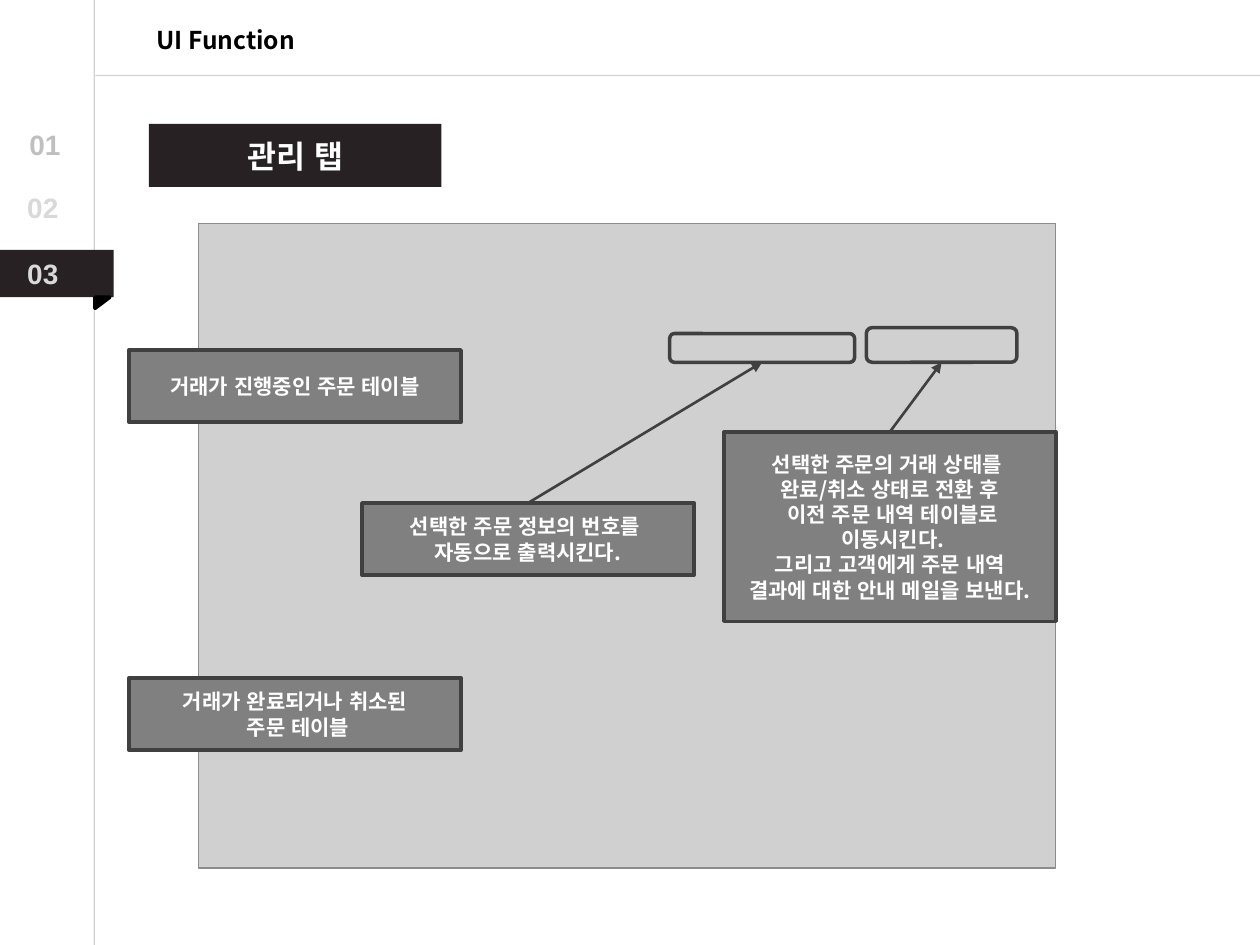
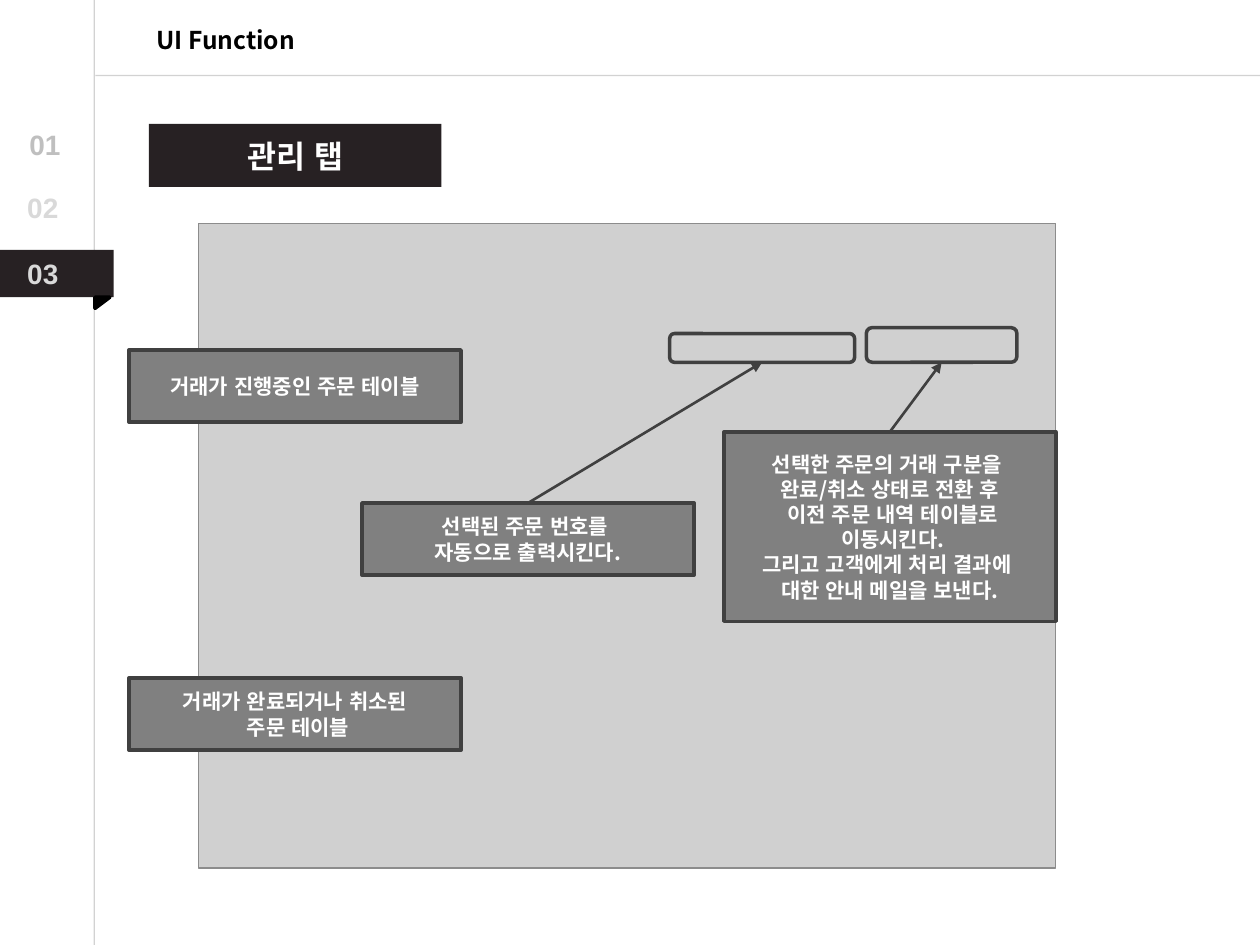
Before and after one commit to Dong-Jun-Shin/COMP_project, a slide deck: slide 36 of Document/DOC_source/ppt/COMP_Project_ppt.pptx. Drawn at 1260x945 pixels with LibreOffice and Linux fonts; fonts in the diff are those of the drawing; grey boxes stand for pictures. Boxes give left, top, right and bottom in pixels: in the first picture for what was removed or moved away, otherwise in the second. Text is boxed around its words. In the diff, an @@ line names an element or a change of style, - is before the commit and + after.

```diff
--- a/Document/DOC_source/ppt/COMP_Project_ppt.pptx
+++ b/Document/DOC_source/ppt/COMP_Project_ppt.pptx
@@ text in rectangle at (772,454,1002,474): text changed @@
-선택한 주문의 거래 상태를
+선택한 주문의 거래 구분을
@@ text in rectangle at (442,516,608,536): text changed @@
-선택한 주문 정보의 번호를
+선택된 주문 번호를
@@ text in rectangle at (762,554,1011,600): text changed @@
-그리고 고객에게 주문 내역
-결과에 대한 안내 메일을 보낸다.
+그리고 고객에게 처리 결과에
+대한 안내 메일을 보낸다.
```
Also in this commit, not shown: 8 other slides changed, 1 slide added.
